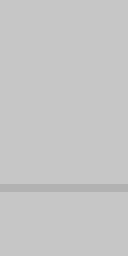
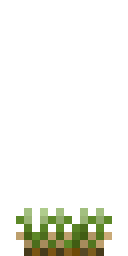
Comparing the layer stacks of the two 128x256 images. Changes:
added group "origin" (1st of 2) with 4 layers above "origin" over [0, 24, 128, 256]
added layer "stage1" (1st of 3, in "origin") in group "origin" over [16, 208, 112, 256]
renamed "root" to "stage1", hid the group it (2 layers), moved it into group "origin" over [16, 208, 112, 256]
renamed "图层 1" to "stage1", painted on it over [16, 208, 112, 256]
hid "背景", painted on it over [0, 0, 128, 256]
